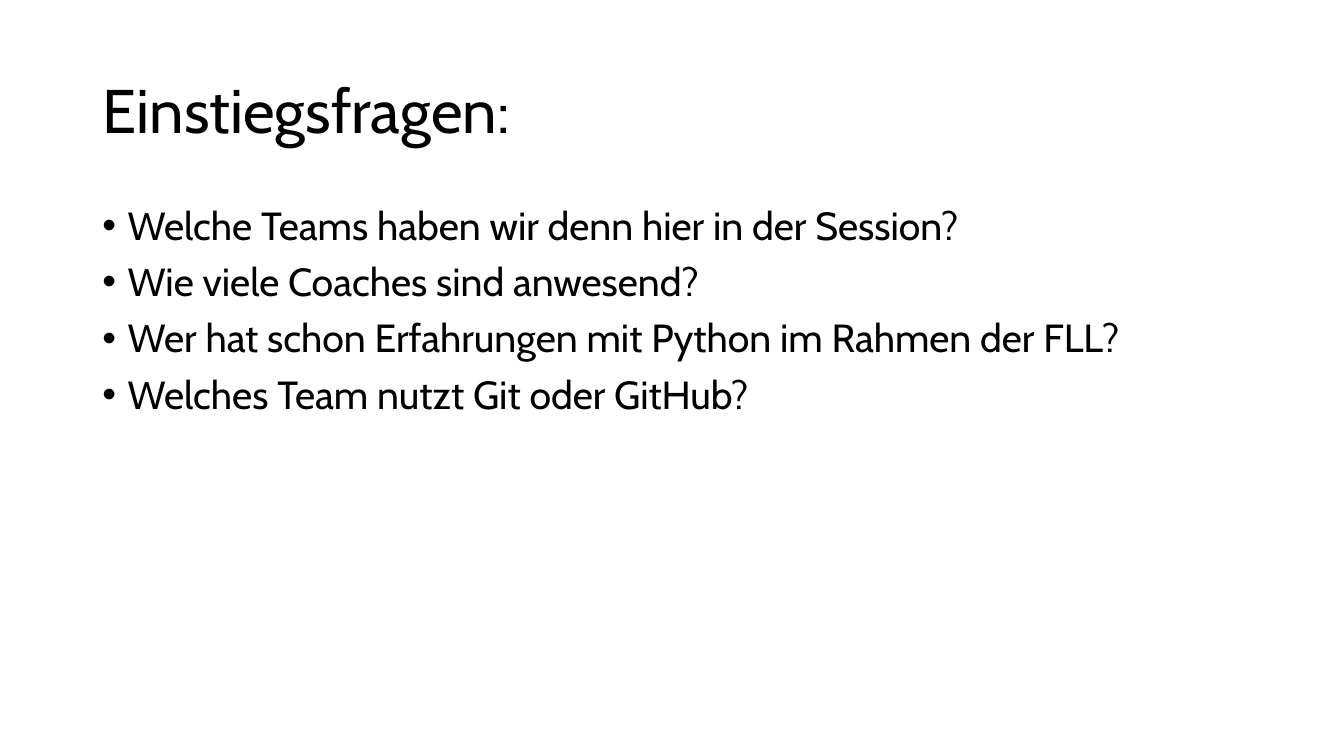
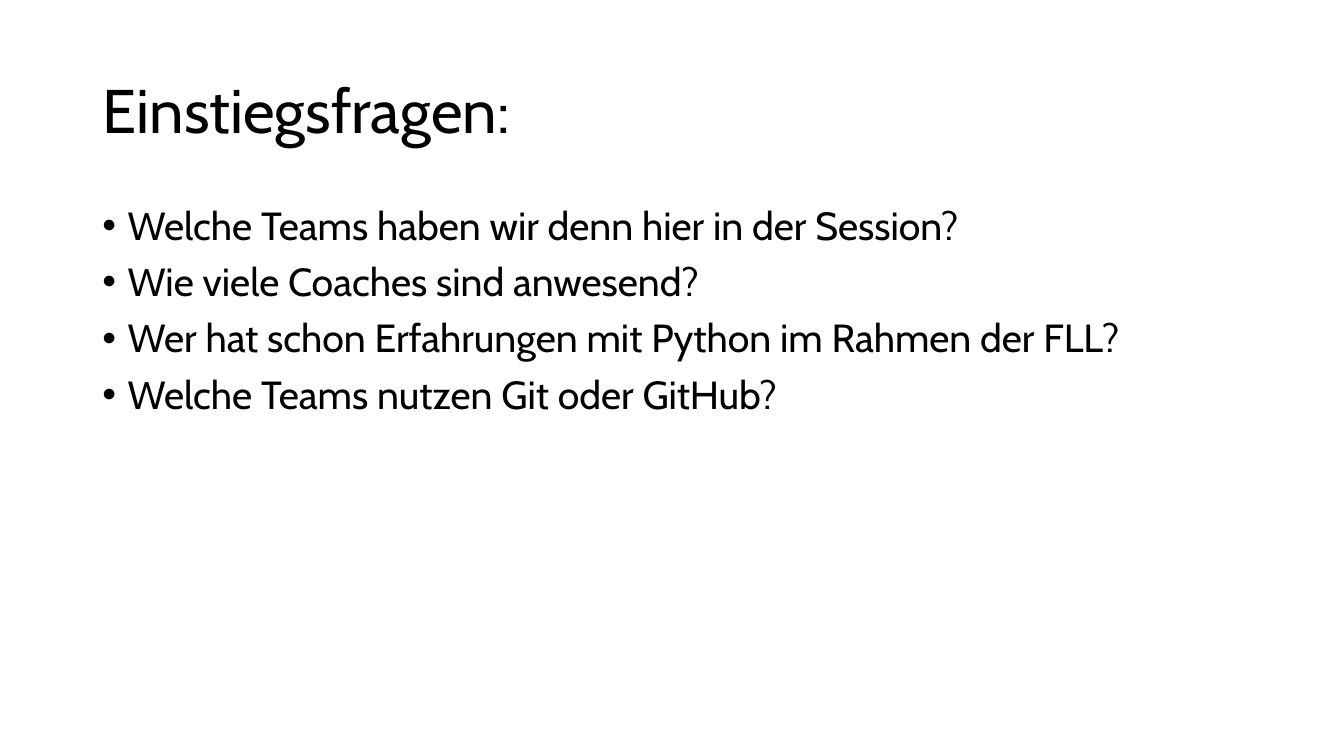
Before and after one commit to Mac-Lego-RMS/HoT_Meetup_2024, a slide deck: slide 4 of HoT-Meetup_2024_Pybricks.pptx. Drawn at 1344x756 pixels with LibreOffice and Linux fonts; fonts in the diff are those of the drawing. Boxes give left, top, right and bottom in pixels: in the first picture for what was removed or moved away, otherwise in the second. Text is boxed around its words. In the diff, an @@ line names an element or a change of style, - is before the commit and + after.

```diff
--- a/HoT-Meetup_2024_Pybricks.pptx
+++ b/HoT-Meetup_2024_Pybricks.pptx
@@ text at [128, 379, 777, 410]: text changed @@
-• Welches Team nutzt Git oder GitHub?
+• Welche Teams nutzen Git oder GitHub?
```
Also in this commit, not shown: 8 other slides changed, 2 slides added, 3 slides removed.
